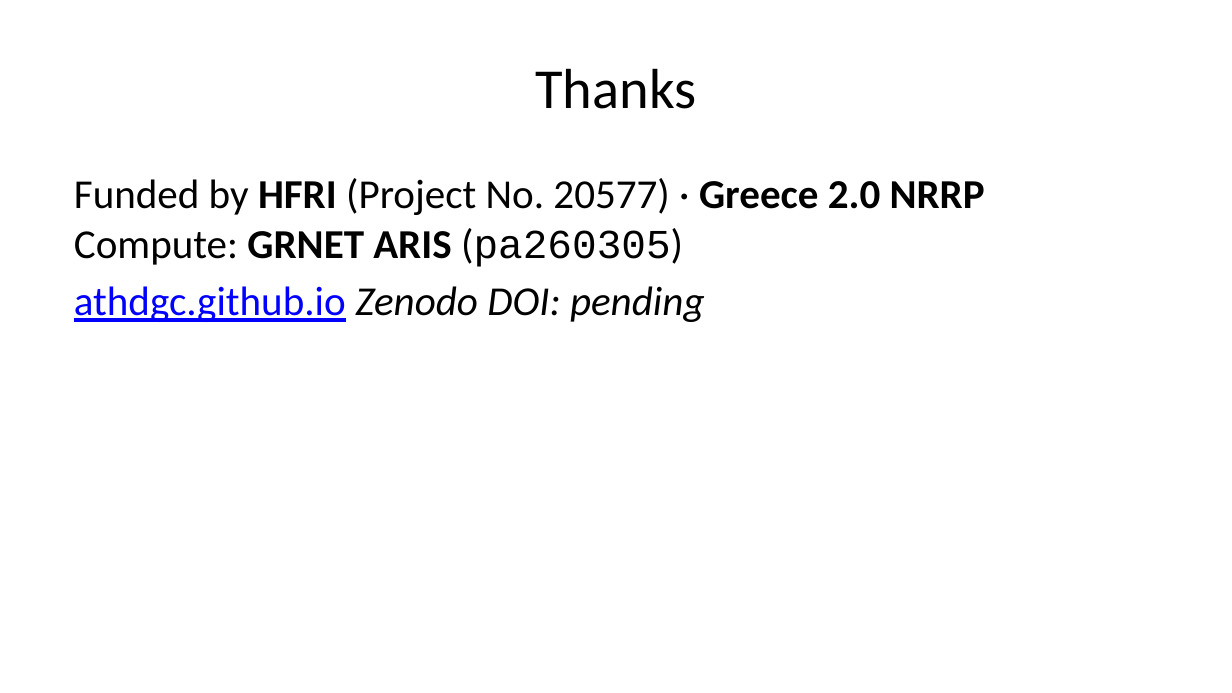
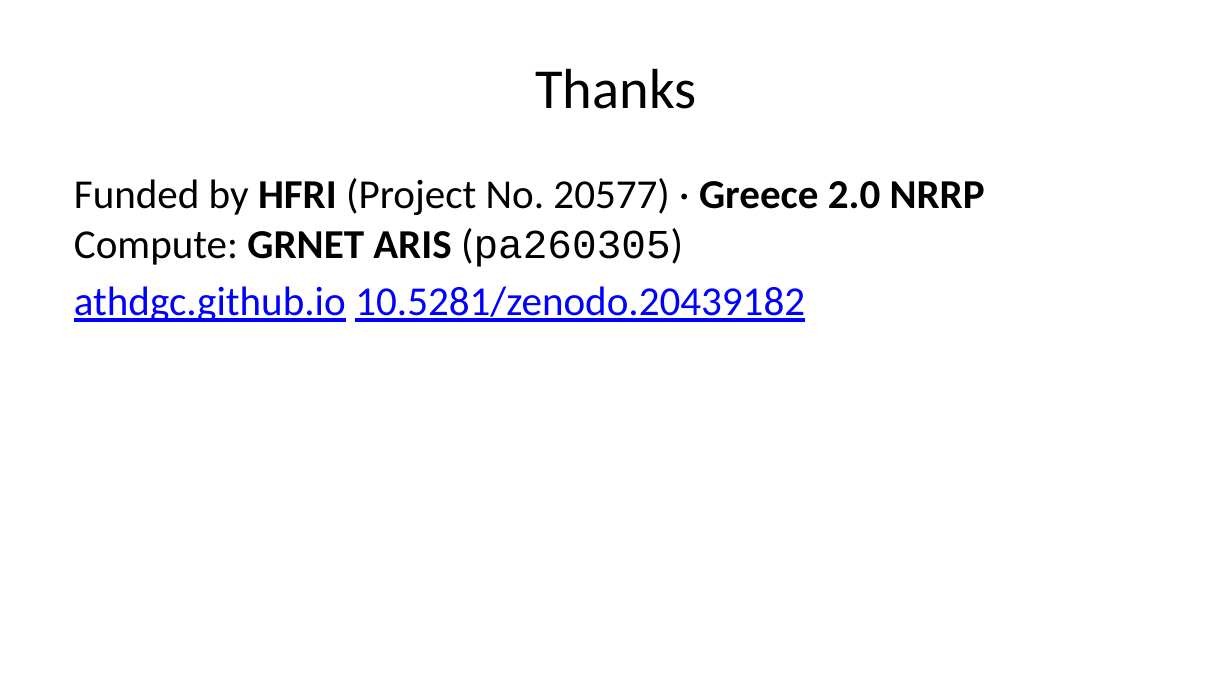
Before and after one commit to AthDGC/AthDGC.github.io, a slide deck: slide 10 of slides/lrec_demo.pptx. Drawn at 1232x693 pixels with LibreOffice and Linux fonts; fonts in the diff are those of the drawing. Boxes give left, top, right and bottom in pixels: in the first picture for what was removed or moved away, otherwise in the second. Text is boxed around its words. In the diff, an @@ line names an element or a change of style, - is before the commit and + after.

```diff
--- a/slides/lrec_demo.pptx
+++ b/slides/lrec_demo.pptx
@@ text at <box>74,286,805,322</box>: text changed; text colour #000000 to #0000FF; italic off @@
-athdgc.github.io Zenodo DOI: pending
+athdgc.github.io 10.5281/zenodo.20439182
```
Also in this commit, not shown: 1 other slide changed, 21 other files.
